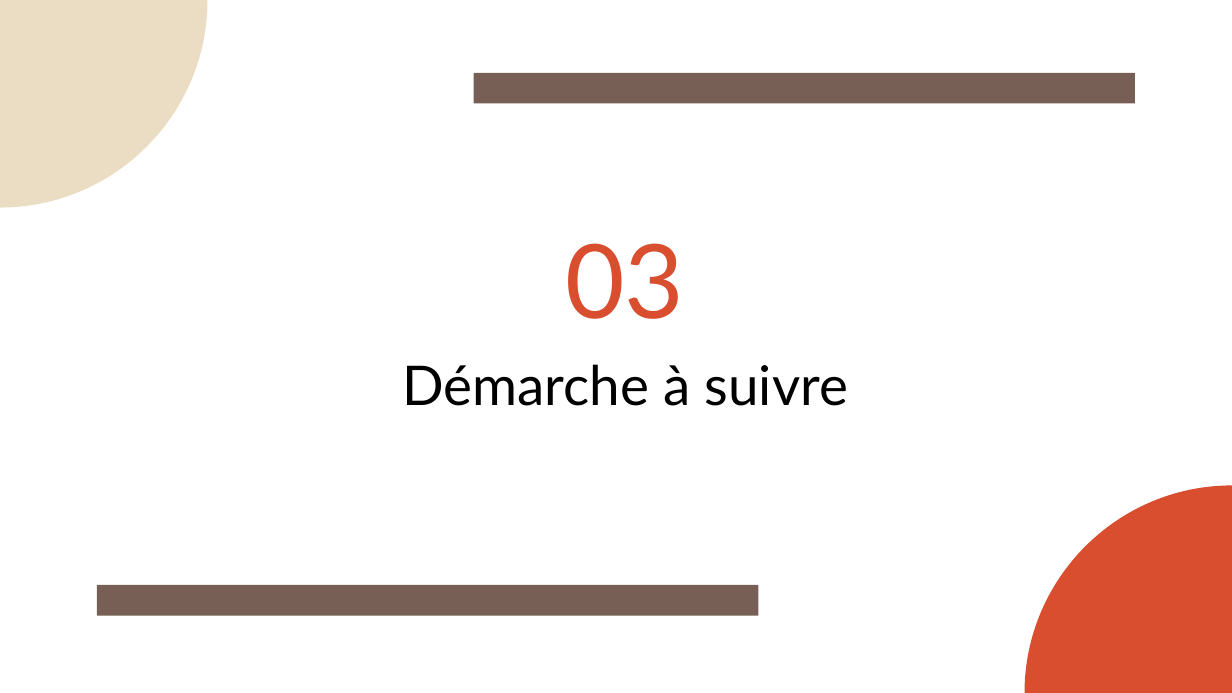
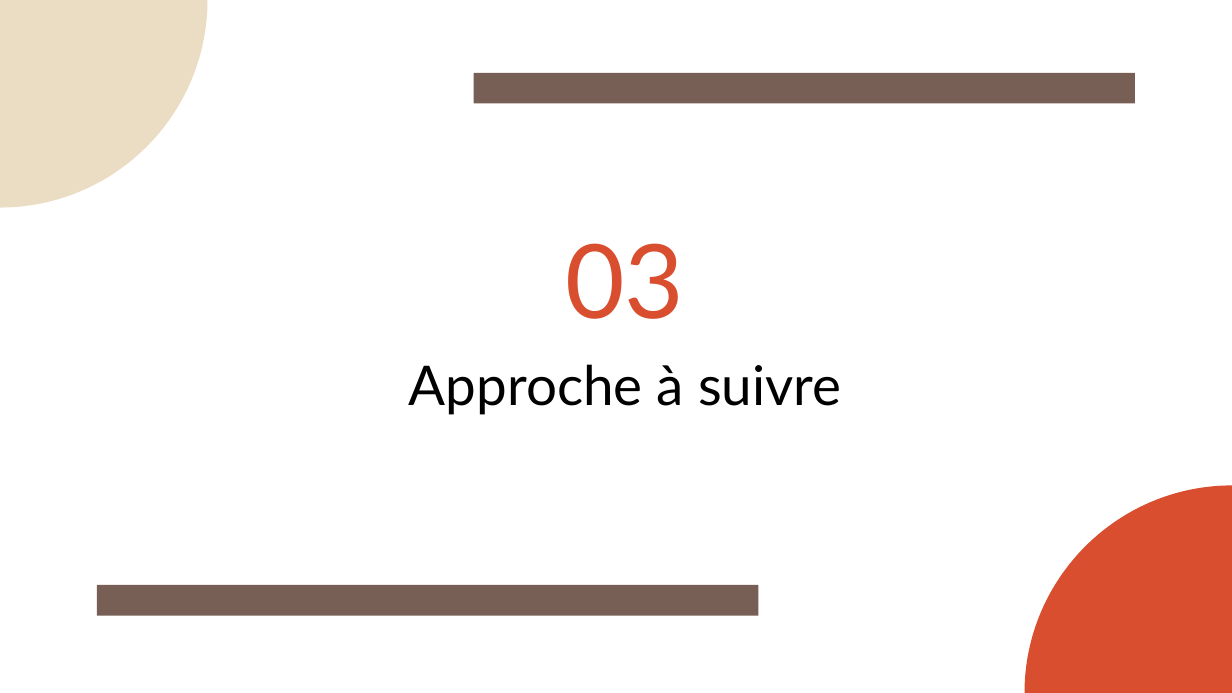
Before and after one commit to Yanis540/PSTL-M1, a slide deck: slide 15 of rapport/Présentation_Finale.pptx. Drawn at 1232x693 pixels with LibreOffice and Linux fonts; fonts in the diff are those of the drawing. Boxes give left, top, right and bottom in pixels: in the first picture for what was removed or moved away, otherwise in the second. Text is boxed around its words. In the diff, an @@ line names an element or a change of style, - is before the commit and + after.

```diff
--- a/rapport/Présentation_Finale.pptx
+++ b/rapport/Présentation_Finale.pptx
@@ title at [409, 364, 841, 415]: text changed @@
-Démarche à suivre
+Approche à suivre
```
Also in this commit, not shown: 15 other slides changed, 1 slide added, 1 slide removed, 2 other files.
